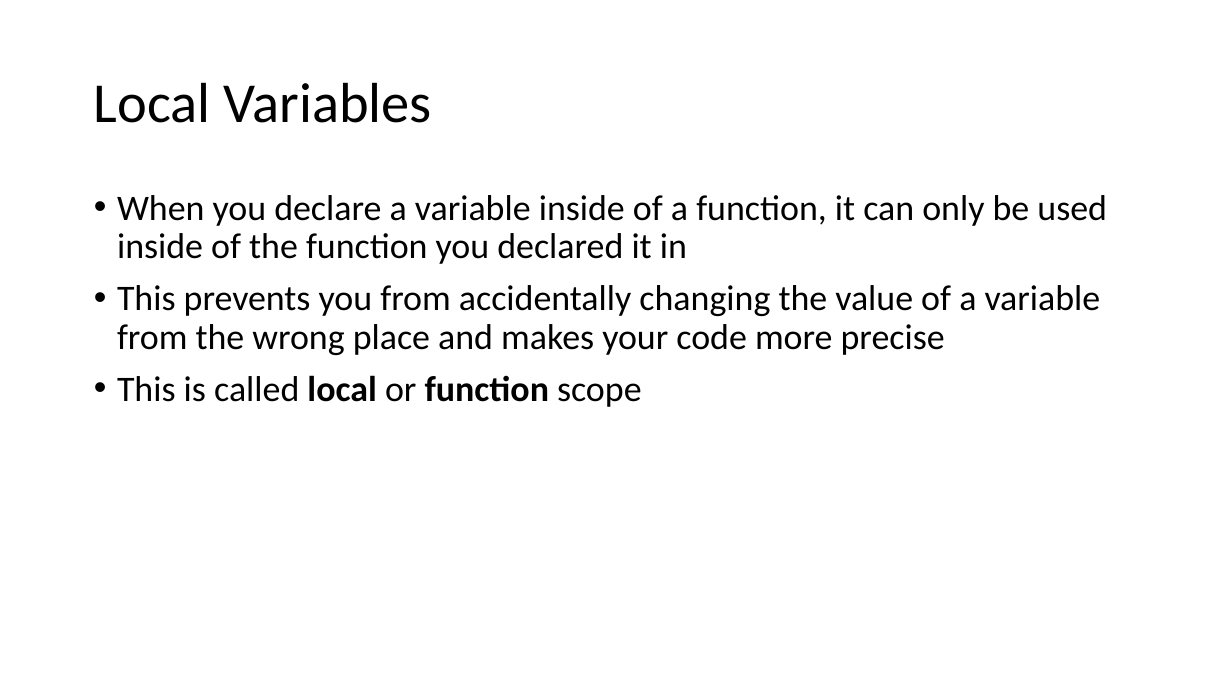
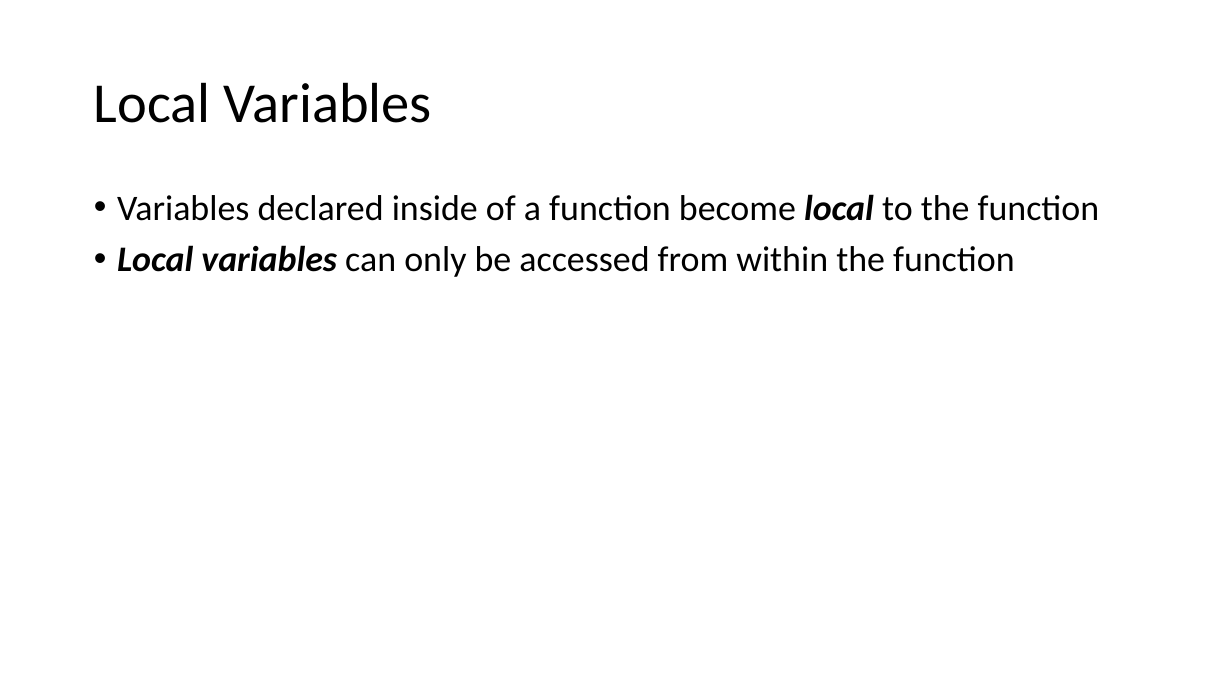
Before and after one commit to YWCANWIL-TechLab/Module3-Exercises, a slide deck: slide 32 of slides/Module 3 - Data Types.pptx (slide 19 before the commit). Drawn at 1232x693 pixels with LibreOffice and Linux fonts; fonts in the diff are those of the drawing. Boxes give left, top, right and bottom in pixels: in the first picture for what was removed or moved away, otherwise in the second. Text is boxed around its words. In the diff, an @@ line names an element or a change of style, - is before the commit and + after.

```diff
--- a/slides/Module 3 - Data Types.pptx
+++ b/slides/Module 3 - Data Types.pptx
@@ text at (117,194,1100,277): text changed @@
-• When you declare a variable inside of a function, it can only be used inside of the function you declared it in
-• This prevents you from accidentally changing the value of a variable from the wrong place and makes your code more precise
-• This is called local or function scope
+• Variables declared inside of a function become local to the function
+• Local variables can only be accessed from within the function
```
Also in this commit, not shown: 8 other slides changed, 40 slides added, 17 slides removed.
